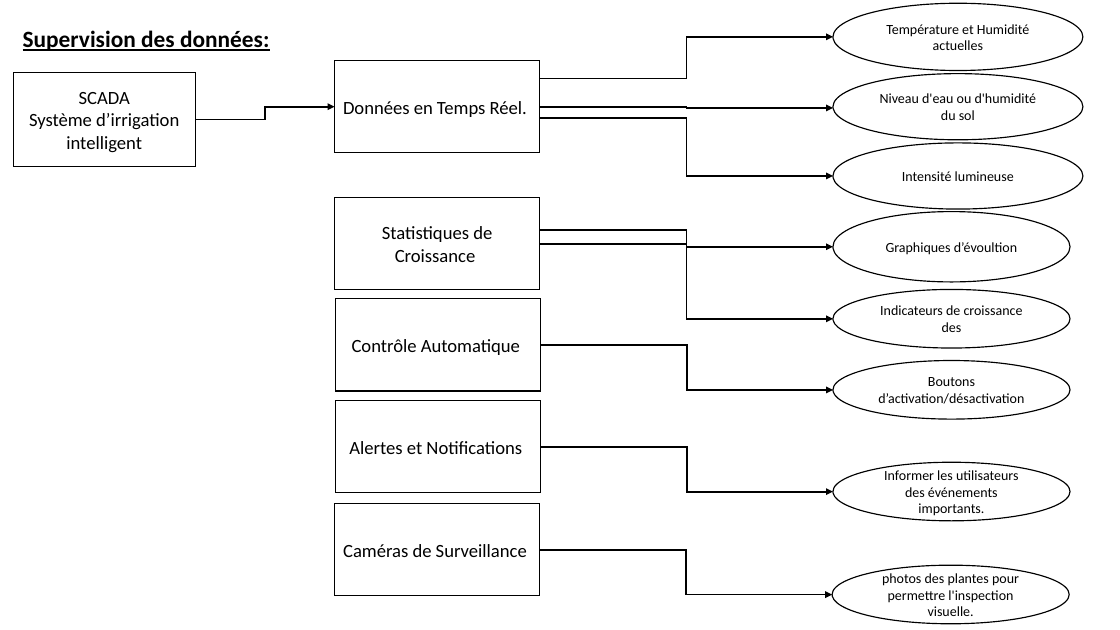
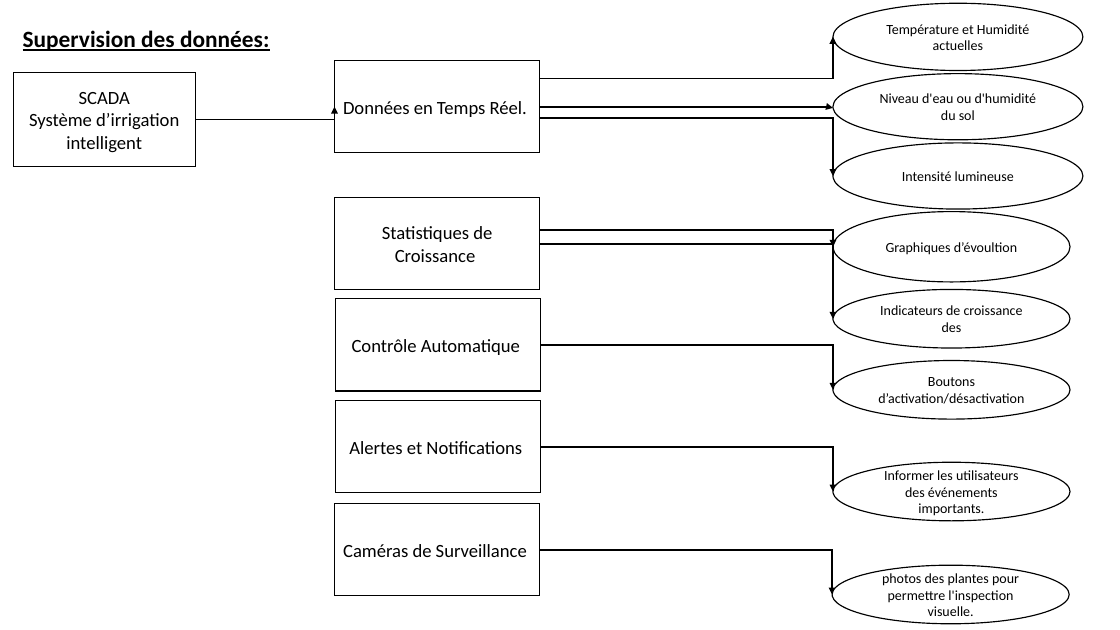
Before and after one commit to TahaAfilal/AgriPlan-Project, a slide deck: slide 2 of Presentation_Ayoub.odp (slide 1 before the commit). Drawn at 1120x630 pixels with LibreOffice and Linux fonts; fonts in the diff are those of the drawing. Boxes give left, top, right and bottom in pixels: in the first picture for what was removed or moved away, otherwise in the second. Text is boxed around its words. In the diff, an @@ line names an element or a change of style, - is before the commit and + after.

```diff
--- a/Presentation_Ayoub.odp
+++ b/Presentation_Ayoub.odp
@@ elbow arrow (540, 79) - (833, 37): route changed @@
@@ elbow arrow (196, 119) - (334, 107): route changed @@
@@ elbow arrow (540, 118) - (833, 176): route changed @@
@@ elbow arrow (540, 230) - (833, 247): route changed @@
@@ elbow arrow (540, 244) - (833, 319): route changed @@
@@ elbow arrow (541, 345) - (833, 390): route changed @@
@@ elbow arrow (541, 447) - (833, 492): route changed @@
@@ elbow arrow (540, 549) - (833, 595): route changed @@
```
Also in this commit, not shown: 2 slides added, 1 other file.
